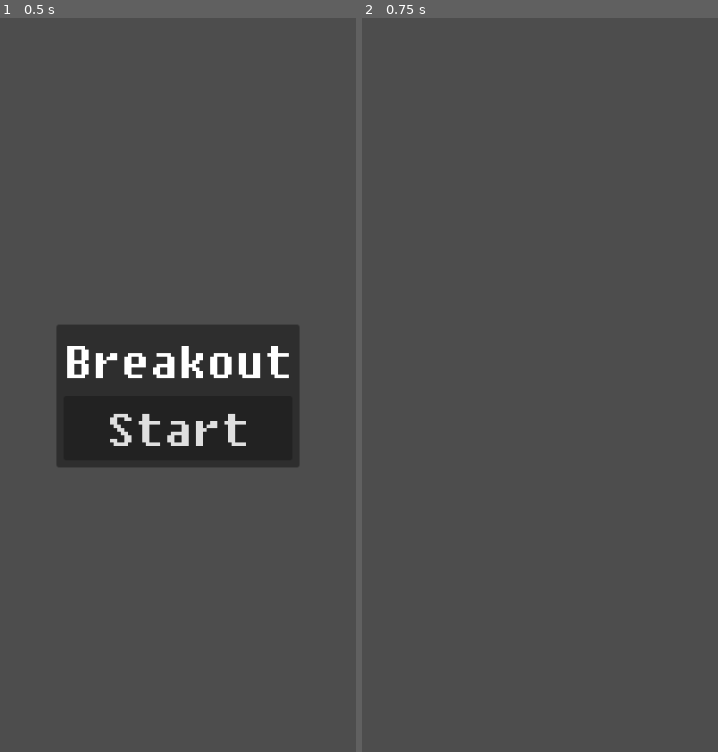
Above: before the commit, frames 1-2 (left to right).
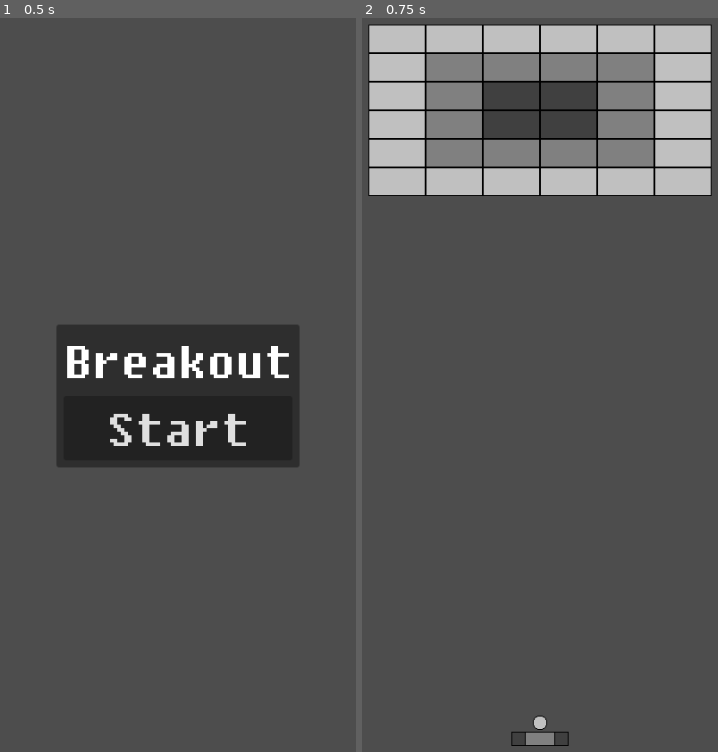
Above: after the commit, the same moments.

Repository: Mo-BiuS/MobileTest0
Game: Godot game, scene res://scenes/main.tscn
Two runs of this game, one before a commit and one after it. Both use one fixed random seed, a clock stepped at 60 frames per second and the inputs below.
Inputs:
- Up to frame 1 (0.5 s): no input
- Up to frame 2 (0.75 s): click "Start" at 0.5 s

Frame 1 is identical in both runs. In frame 2, 20% of the frame differs, in the area x 1-99%, y 0-100%.

Commit message:
bar input on screen

Diff:
--- a/project.godot
+++ b/project.godot
@@ -23,6 +23,21 @@
 window/stretch/aspect="expand"
 window/handheld/orientation=5
 
+[input]
+
+right={
+"deadzone": 0.5,
+"events": [Object(InputEventKey,"resource_local_to_scene":false,"resource_name":"","device":-1,"window_id":0,"alt_pressed":false,"shift_pressed":false,"ctrl_pressed":false,"meta_pressed":false,"pressed":false,"keycode":0,"physical_keycode":4194321,"key_label":0,"unicode":0,"echo":false,"script":null)
+, Object(InputEventKey,"resource_local_to_scene":false,"resource_name":"","device":-1,"window_id":0,"alt_pressed":false,"shift_pressed":false,"ctrl_pressed":false,"meta_pressed":false,"pressed":false,"keycode":0,"physical_keycode":68,"key_label":0,"unicode":100,"echo":false,"script":null)
+]
+}
+left={
+"deadzone": 0.5,
+"events": [Object(InputEventKey,"resource_local_to_scene":false,"resource_name":"","device":-1,"window_id":0,"alt_pressed":false,"shift_pressed":false,"ctrl_pressed":false,"meta_pressed":false,"pressed":false,"keycode":0,"physical_keycode":4194319,"key_label":0,"unicode":0,"echo":false,"script":null)
+, Object(InputEventKey,"resource_local_to_scene":false,"resource_name":"","device":-1,"window_id":0,"alt_pressed":false,"shift_pressed":false,"ctrl_pressed":false,"meta_pressed":false,"pressed":false,"keycode":0,"physical_keycode":65,"key_label":0,"unicode":113,"echo":false,"script":null)
+]
+}
+
 [rendering]
 
 renderer/rendering_method="mobile"
--- /dev/null
+++ b/scenes/ball.tscn
@@ -0,0 +1,14 @@
+[gd_scene load_steps=3 format=3 uid="uid://ymxn60tq1sit"]
+
+[ext_resource type="Texture2D" uid="uid://cf3rn1sw83pvp" path="res://ressources/texture/ball.png" id="1_i5758"]
+
+[sub_resource type="RectangleShape2D" id="RectangleShape2D_jikgs"]
+
+[node name="Ball" type="CharacterBody2D"]
+
+[node name="Sprite2D" type="Sprite2D" parent="."]
+texture_filter = 1
+texture = ExtResource("1_i5758")
+
+[node name="CollisionShape2D" type="CollisionShape2D" parent="."]
+shape = SubResource("RectangleShape2D_jikgs")
--- /dev/null
+++ b/scenes/game.gd
@@ -0,0 +1,6 @@
+extends Node2D
+
+@onready var player = $Player
+
+func startGame():
+	player.startGame()
--- a/scenes/game.tscn
+++ b/scenes/game.tscn
@@ -1,7 +1,9 @@
-[gd_scene load_steps=5 format=3 uid="uid://cgcqug5547yn6"]
+[gd_scene load_steps=7 format=3 uid="uid://cgcqug5547yn6"]
 
+[ext_resource type="Script" path="res://scenes/game.gd" id="1_nskj4"]
 [ext_resource type="Texture2D" uid="uid://0dbe75hev8d" path="res://ressources/texture/bricks.png" id="1_xvmeb"]
 [ext_resource type="PackedScene" uid="uid://dm0upigj3b7xc" path="res://scenes/player.tscn" id="2_hlh1u"]
+[ext_resource type="PackedScene" uid="uid://ymxn60tq1sit" path="res://scenes/ball.tscn" id="4_d3gis"]
 
 [sub_resource type="TileSetAtlasSource" id="TileSetAtlasSource_hteu5"]
 texture = ExtResource("1_xvmeb")
@@ -50,13 +52,17 @@
 sources/0 = SubResource("TileSetAtlasSource_hteu5")
 
 [node name="Game" type="Node2D"]
+script = ExtResource("1_nskj4")
 
 [node name="TileMap" type="TileMap" parent="."]
 texture_filter = 1
 position = Vector2(15, 0)
 tile_set = SubResource("TileSet_omiqt")
 format = 2
-layer_0/tile_data = PackedInt32Array(327680, 0, 2, 327681, 0, 2, 327682, 0, 2, 327683, 0, 2, 327684, 0, 2, 327685, 0, 2, 262144, 0, 2, 196608, 0, 2, 131072, 0, 2, 65536, 0, 2, 262149, 0, 2, 196613, 0, 2, 131077, 0, 2, 65541, 0, 2, 5, 0, 2, 0, 0, 2, 262145, 0, 1, 262146, 0, 1, 262147, 0, 1, 262148, 0, 1, 196612, 0, 1, 131076, 0, 1, 65540, 0, 1, 4, 0, 2, 196611, 0, 0, 196610, 0, 0, 196609, 0, 1, 131073, 0, 1, 65537, 0, 1, 1, 0, 2, 131075, 0, 0, 65539, 0, 1, 65538, 0, 1, 131074, 0, 0, 2, 0, 2, 3, 0, 2)
+layer_0/tile_data = PackedInt32Array(327680, 0, 2, 327681, 0, 1, 327682, 0, 1, 327683, 0, 1, 327684, 0, 1, 327685, 0, 2, 262144, 0, 2, 196608, 0, 2, 131072, 0, 2, 65536, 0, 2, 262149, 0, 2, 196613, 0, 2, 131077, 0, 2, 65541, 0, 2, 262145, 0, 1, 262146, 0, 0, 262147, 0, 0, 262148, 0, 1, 196612, 0, 1, 131076, 0, 1, 65540, 0, 2, 196611, 0, 0, 196610, 0, 0, 196609, 0, 1, 131073, 0, 1, 65537, 0, 2, 131075, 0, 1, 65539, 0, 2, 65538, 0, 2, 131074, 0, 1, 393216, 0, 2, 393217, 0, 2, 393218, 0, 2, 393219, 0, 2, 393220, 0, 2, 393221, 0, 2)
 
 [node name="Player" parent="." instance=ExtResource("2_hlh1u")]
 position = Vector2(207, 832)
+
+[node name="Ball" parent="." instance=ExtResource("4_d3gis")]
+position = Vector2(207, 814)
--- a/scenes/main.gd
+++ b/scenes/main.gd
@@ -5,4 +5,5 @@
 
 func _on_main_menu_start():
 	mainMenu.hide()
-	game.hide()
+	game.show()
+	game.startGame()
--- a/scenes/player.gd
+++ b/scenes/player.gd
@@ -3,5 +3,37 @@
 const RIGHT:int = 1
 const IDLE:int = 0
 const LEFT:int = -1
+const SPEED:int = 2
 
 var direction:int = IDLE
+
+var gameStarted:bool = false
+
+signal launchBall
+
+func _process(delta):
+	match direction :
+		LEFT:
+			position.x -= SPEED
+		RIGHT:
+			position.x += SPEED
+		IDLE:
+			pass
+
+func _unhandled_input(event):
+	if gameStarted && event is InputEventScreenTouch and event.pressed == true:
+		var centerRect:Rect2i = Rect2i(position.x-32, position.y + 36, 64, 56)
+		var rightRect:Rect2i = Rect2i(position.x+32, position.y + 36, 350, 56)
+		var leftRect:Rect2i = Rect2i(position.x-382, position.y + 36, 350, 56)
+
+		if rightRect.has_point(event.position):
+			direction = RIGHT
+		elif leftRect.has_point(event.position):
+			direction = LEFT
+		elif centerRect.has_point(event.position):
+			launchBall.emit()
+		else:
+			direction = IDLE
+
+func startGame():
+	gameStarted = true
Not shown, changed: export/MobileTest0.apk
Not shown, changed: export/MobileTest0.apk.idsig
Not shown, changed: export/MobileTest0.zip
